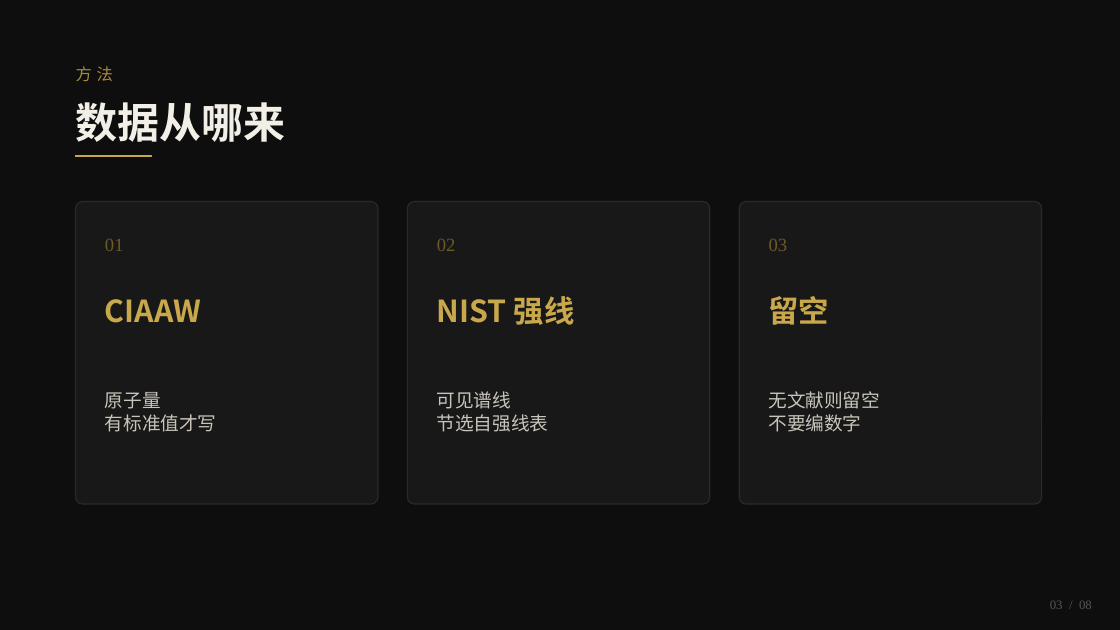
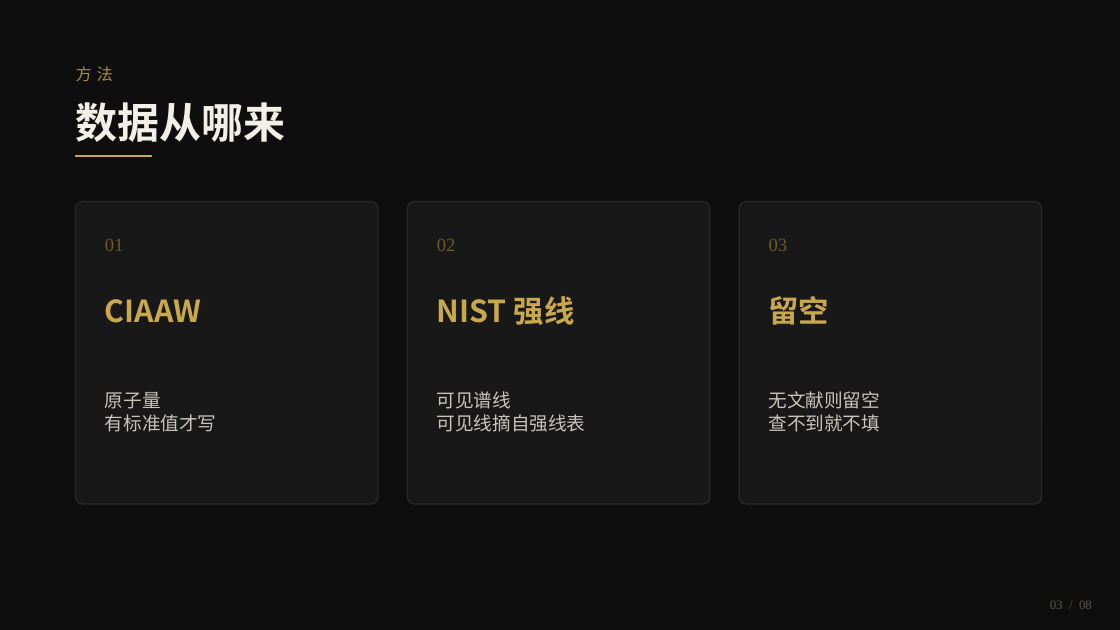
Before and after one commit to LE-CXR/stardust-chronicles, a slide deck: slide 3 of docs/jury/stardust-jury.pptx. Drawn at 1120x630 pixels with LibreOffice and Linux fonts; fonts in the diff are those of the drawing. Boxes give left, top, right and bottom in pixels: in the first picture for what was removed or moved away, otherwise in the second. Text is boxed around its words. In the diff, an @@ line names an element or a change of style, - is before the commit and + after.

```diff
--- a/docs/jury/stardust-jury.pptx
+++ b/docs/jury/stardust-jury.pptx
@@ text at [437, 414, 586, 432]: text changed @@
-节选自强线表
+可见线摘自强线表
@@ text at [769, 414, 881, 432]: text changed @@
-不要编数字
+查不到就不填
```
Also in this commit, not shown: 5 other slides changed.
